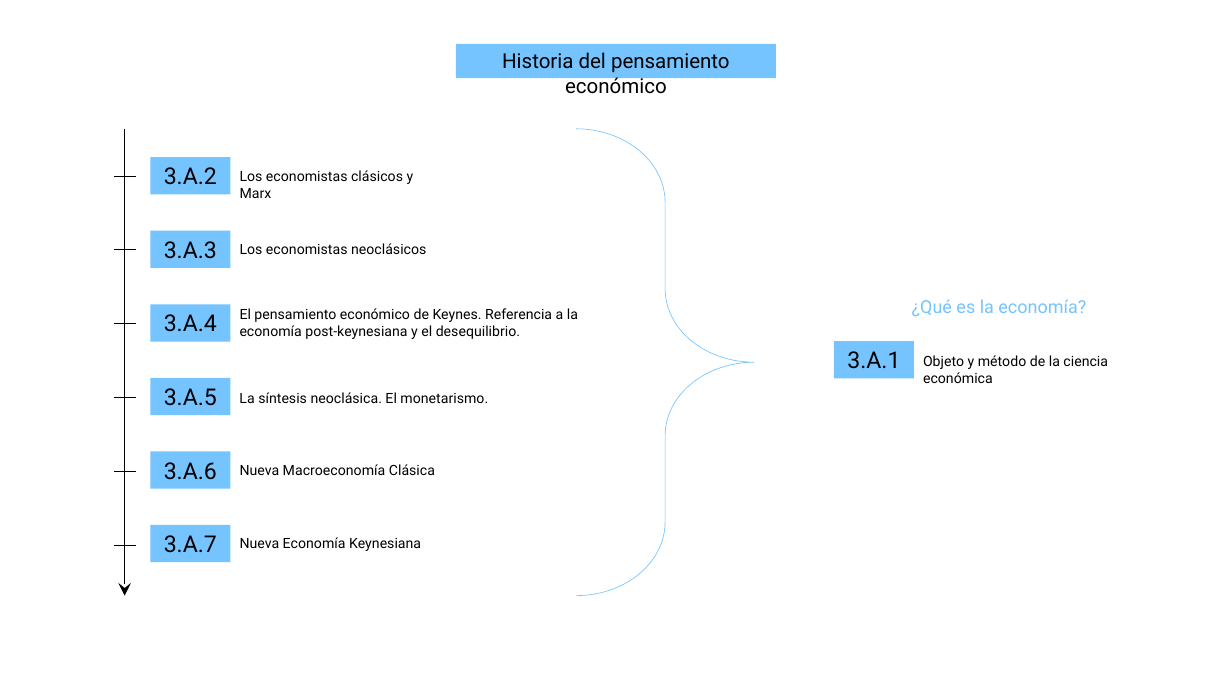
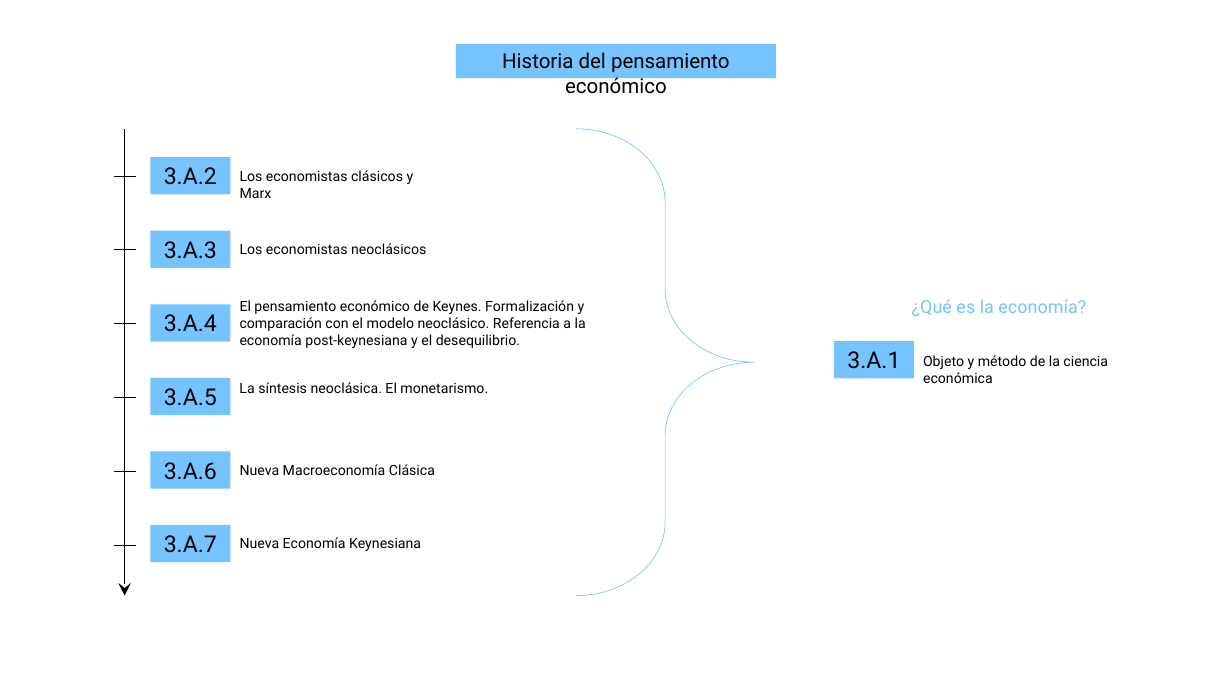
Before and after one commit to vgutierrezmarcos/victorgutierrezmarcos.github.io, a slide deck: slide 39 of organizacion/estructura_temario.ppsx. Drawn at 1232x693 pixels with LibreOffice and Linux fonts; fonts in the diff are those of the drawing. Boxes give left, top, right and bottom in pixels: in the first picture for what was removed or moved away, otherwise in the second. Text is boxed around its words. In the diff, an @@ line names an element or a change of style, - is before the commit and + after.

```diff
--- a/organizacion/estructura_temario.ppsx
+++ b/organizacion/estructura_temario.ppsx
@@ text at [240, 300, 586, 348]: text changed @@
-El pensamiento económico de Keynes. Referencia a la economía post-keynesiana y el desequilibrio.
+El pensamiento económico de Keynes. Formalización y comparación con el modelo neoclásico. Referencia a la economía post-keynesiana y el desequilibrio.
@@ text "La síntesis neoclásica. El monetarismo.": place and size @@
-text "La síntesis neoclásica. El monetarismo." at [239, 392, 488, 403]
+text "La síntesis neoclásica. El monetarismo." at [239, 382, 488, 393]
```
Also in this commit, not shown: 25 other slides changed, 2 slides added, 3 other files.
